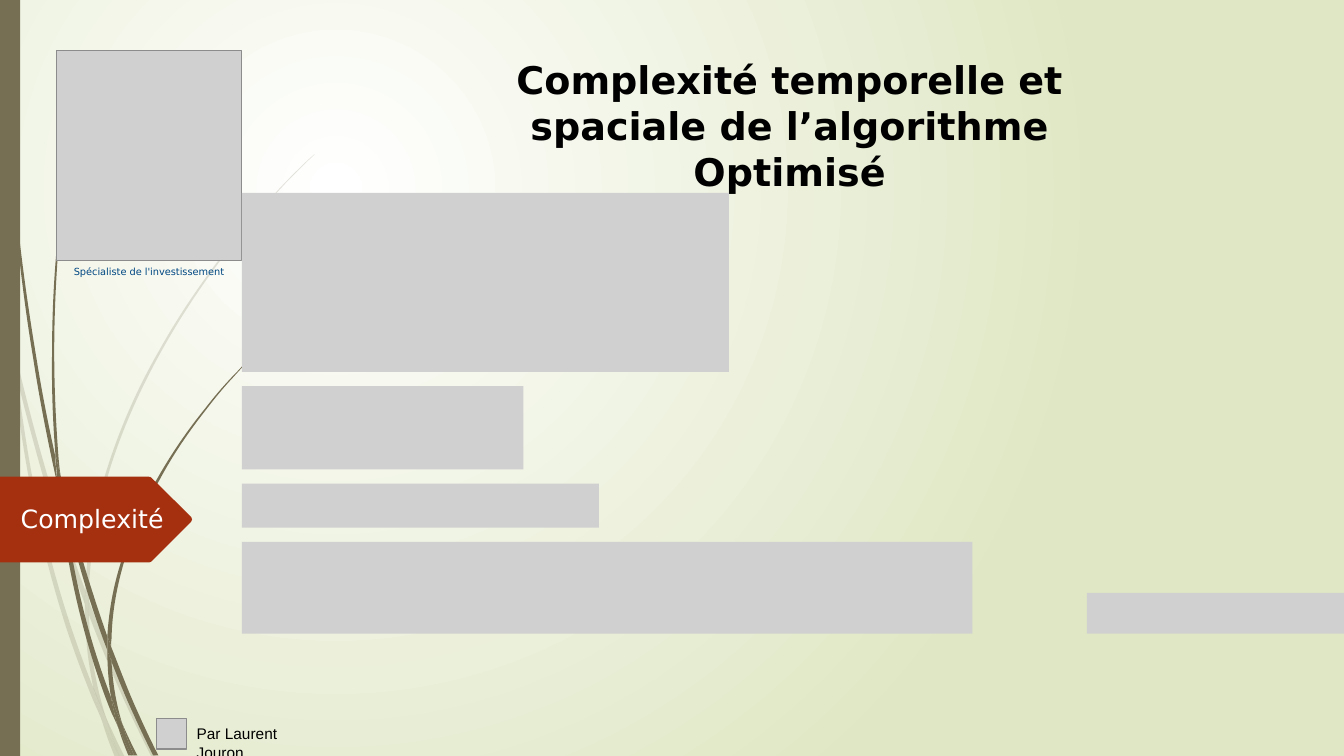
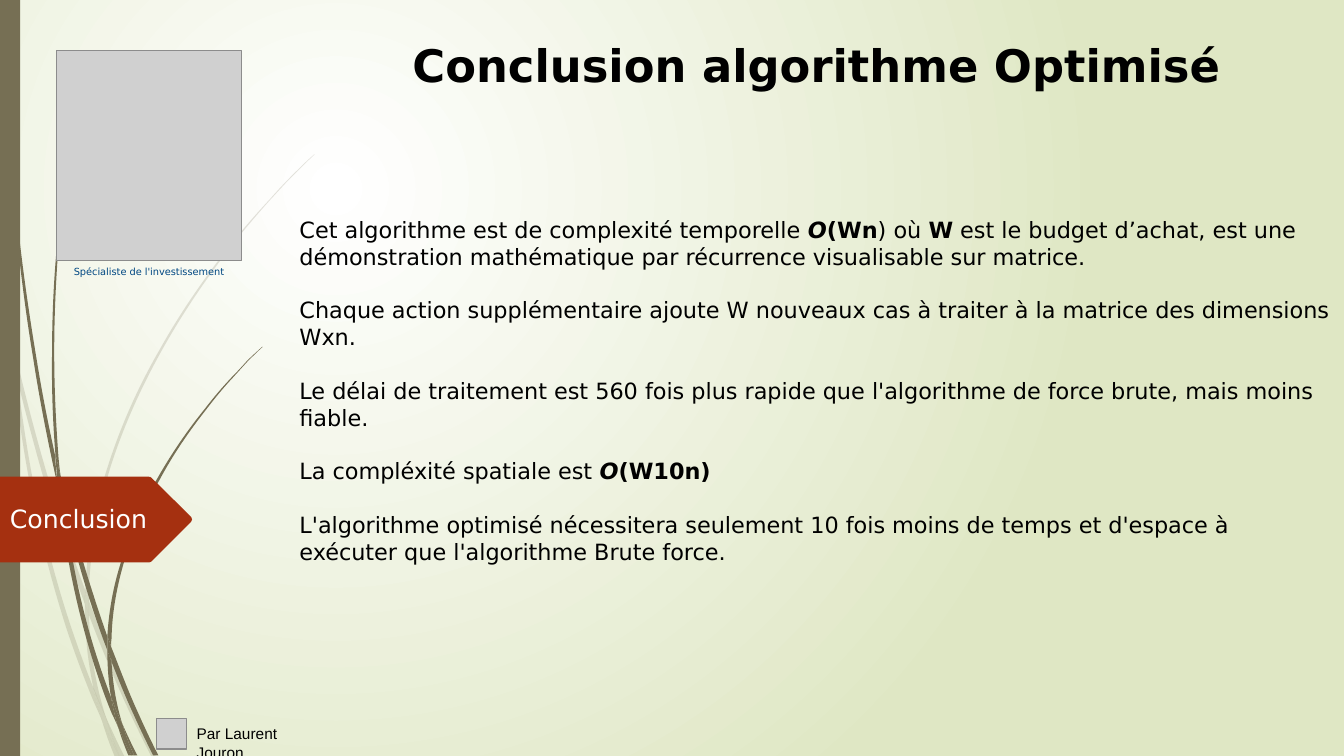
Before and after one commit to LaurentJouron/Python_algo_invest_trade, a slide deck: slide 14 of pptx/algo invest.pptx (slide 7 before the commit). Drawn at 1344x756 pixels with LibreOffice and Linux fonts; fonts in the diff are those of the drawing; grey boxes stand for pictures. Boxes give left, top, right and bottom in pixels: in the first picture for what was removed or moved away, otherwise in the second. Text is boxed around its words. In the diff, an @@ line names an element or a change of style, - is before the commit and + after.

```diff
--- a/pptx/algo invest.pptx
+++ b/pptx/algo invest.pptx
@@ subtitle added at box(412, 46, 1220, 92), 32 pt, text #000000, bold @@
+Conclusion algorithme Optimisé
@@ subtitle removed at box(516, 63, 1062, 194) @@
-Complexité temporelle et spaciale de l’algorithme Optimisé
@@ picture removed at box(242, 193, 729, 372) @@
@@ text added at box(299, 220, 1329, 565), 16 pt, text #000000 @@
+Cet algorithme est de complexité temporelle O(Wn) où W est le budget d’achat, est une démonstration mathématique par récurrence visualisable sur matrice.
+Chaque action supplémentaire ajoute W nouveaux cas à traiter à la matrice des dimensions Wxn.
+Le délai de traitement est 560 fois plus rapide que l'algorithme de force brute, mais moins fiable.
+La compléxité spatiale est O(W10n)
+L'algorithme optimisé nécessitera seulement 10 fois moins de temps et d'espace à exécuter que l'algorithme Brute force.
@@ picture removed at box(242, 386, 523, 470) @@
@@ text at box(10, 509, 147, 529): text changed @@
-Complexité
+Conclusion
@@ picture removed at box(242, 484, 599, 528) @@
@@ picture removed at box(242, 542, 973, 634) @@
@@ picture removed at box(1087, 593, 1344, 633) @@
```
Also in this commit, not shown: 9 other slides changed, 10 slides added, 7 other files.
